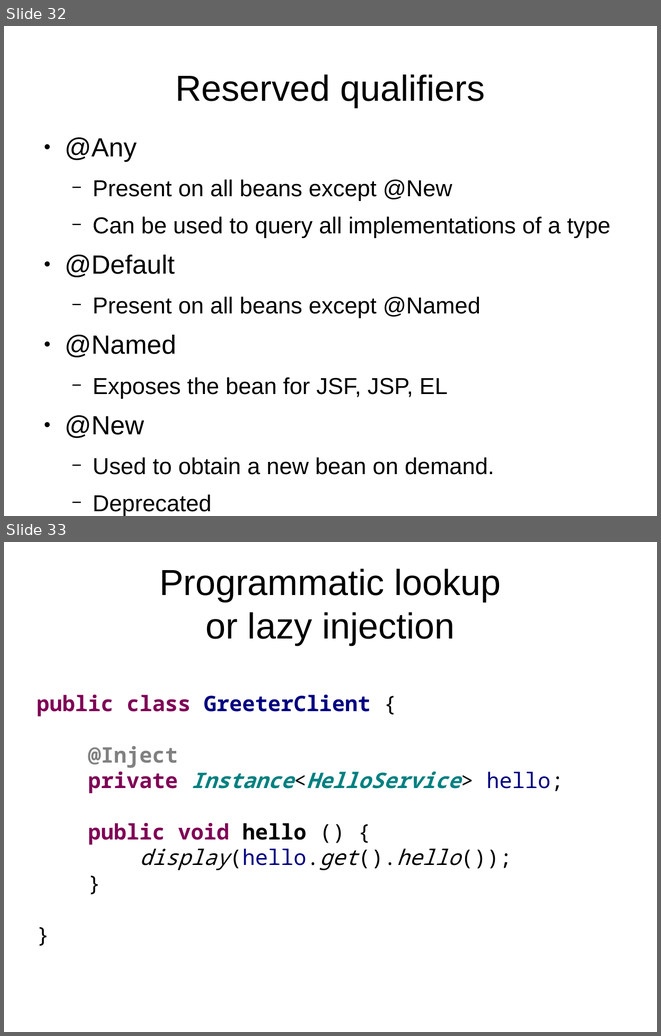
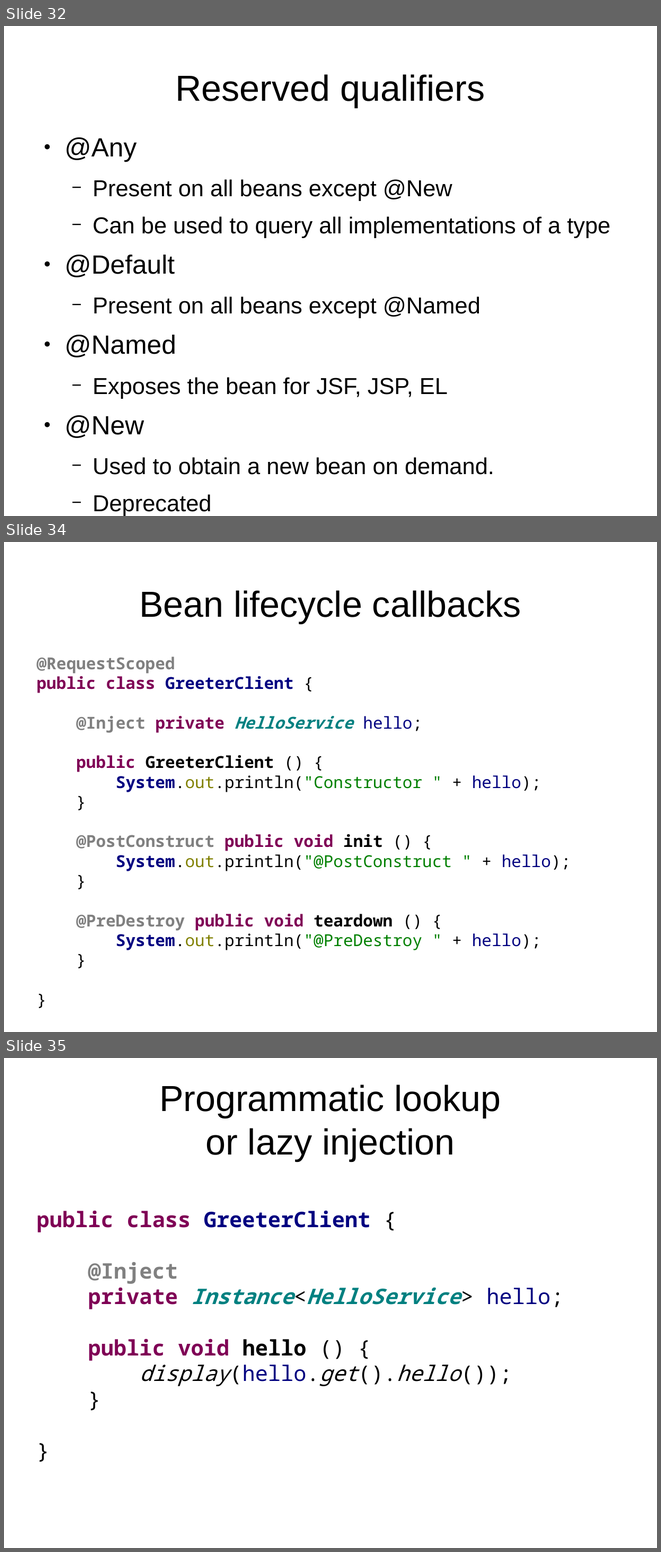
Before and after one commit to FrigoCoder/CDI, a slide deck: CDI.odp. Shown one above the other, each under a label of ours: slides 32 and 33 before the commit, slides 32, 34 and 35 after it; the slides between them are not shown. The pictures are 661x1036 and 661x1552 pixels, drawn with LibreOffice and Linux fonts; fonts in the diff are those of the drawing. Boxes give left, top, right and bottom in pixels: in the first picture for what was removed or moved away, otherwise in the second. Text is boxed around its words. In the diff, an @@ line names an element or a change of style, - is before the commit and + after.

```diff
--- a/CDI.odp
+++ b/CDI.odp
@@ slide 34 added at bbox=[4, 542, 657, 1032], background #FFFFFF @@
@@ title added at bbox=[139, 590, 521, 623], 44 pt, text #000000 @@
+Bean lifecycle callbacks
@@ text added at bbox=[37, 656, 571, 950], 20 pt, text #000000, bold @@
+@RequestScoped
+public class GreeterClient {
+@Inject private HelloService hello;
+public GreeterClient () {
+System.out.println("Constructor " + hello);
+}
+@PostConstruct public void init () {
+System.out.println("@PostConstruct " + hello);
+}
+@PreDestroy public void teardown () {
+System.out.println("@PreDestroy " + hello);
+}
+}
@@ what was slide 33 is now slide 35 @@
```
Also in this commit, not shown: 6 slides changed, 1 other slide added, 3 other files.
